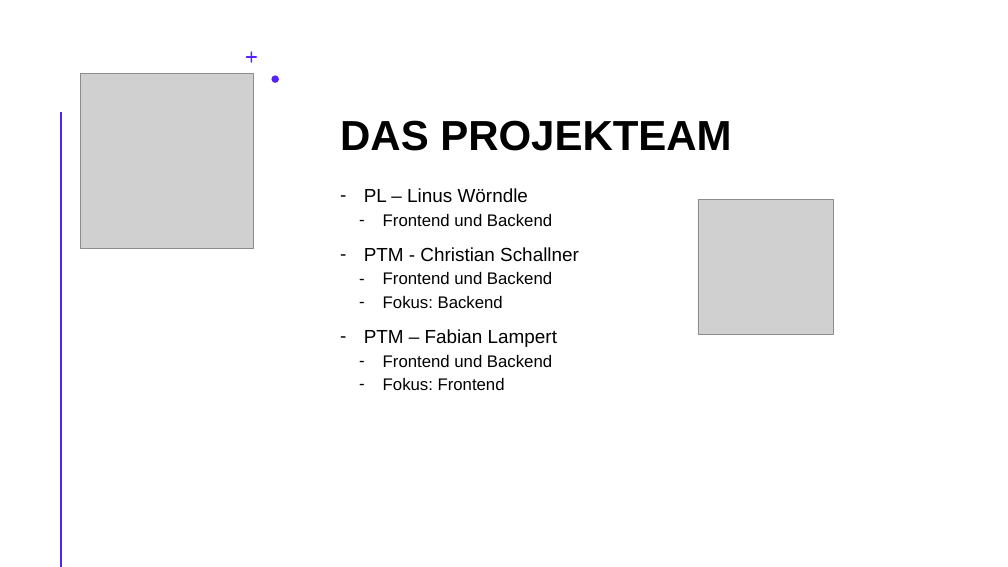
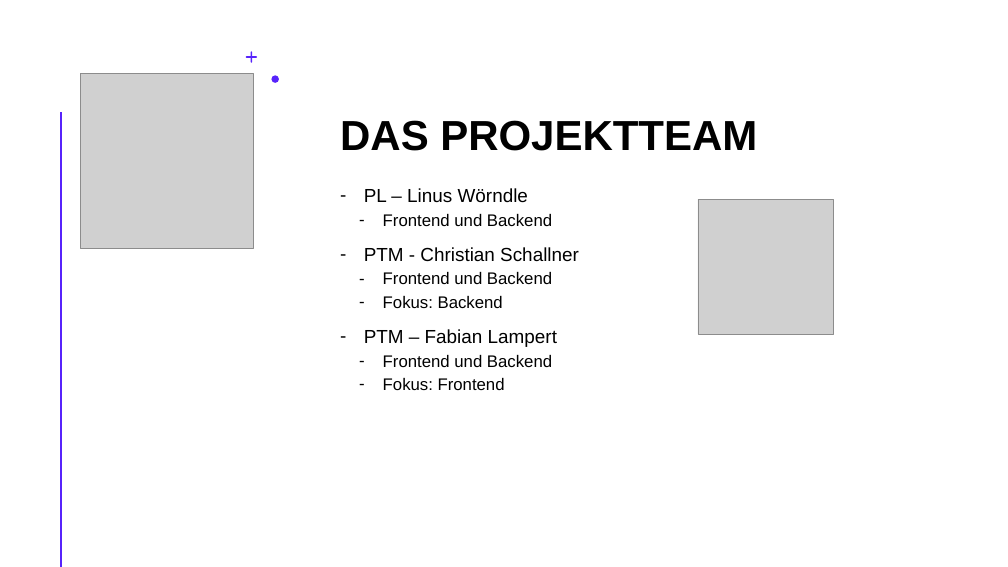
Before and after one commit to Sodentix/Melodia, a slide deck: slide 6 of Projektunterlagen/999_Präsentationen/2. Abschlusspräsentation/Abschlusspräsentation Melodia_PRAESENTATION.pptx. Drawn at 1008x567 pixels with LibreOffice and Linux fonts; fonts in the diff are those of the drawing; grey boxes stand for pictures. Boxes give left, top, right and bottom in pixels: in the first picture for what was removed or moved away, otherwise in the second. Text is boxed around its words. In the diff, an @@ line names an element or a change of style, - is before the commit and + after.

```diff
--- a/Projektunterlagen/999_Präsentationen/2. Abschlusspräsentation/Abschlusspräsentation Melodia_PRAESENTATION.pptx
+++ b/Projektunterlagen/999_Präsentationen/2. Abschlusspräsentation/Abschlusspräsentation Melodia_PRAESENTATION.pptx
@@ title at [340,120,757,151]: text changed @@
-DAS PROJEKTEAM
+DAS PROJEKTTEAM
```
Also in this commit, not shown: 1 other slide changed, 1 other file.
